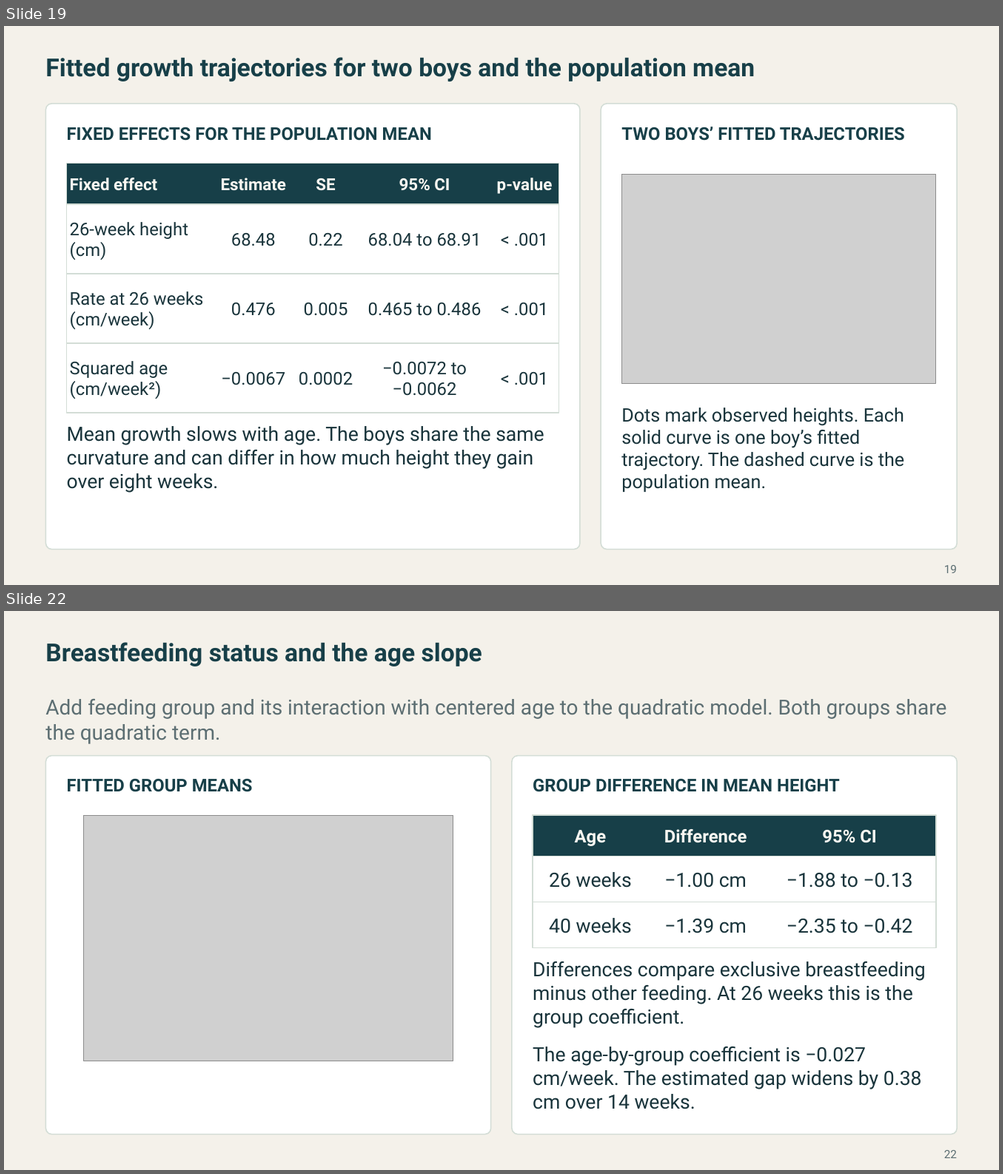
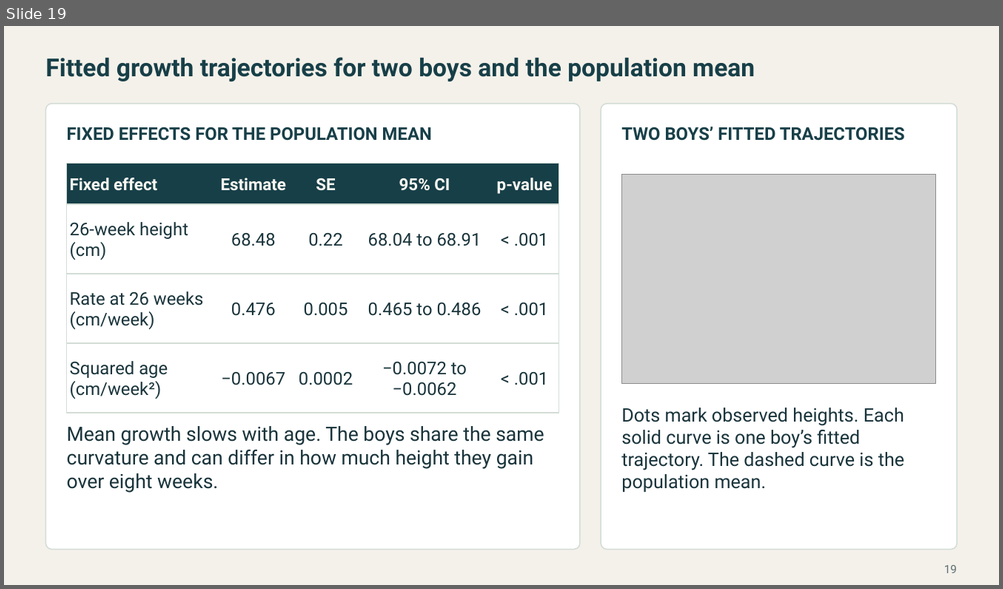
Before and after one commit to Postmus/BeyondMLR, a slide deck: lectures_2627/week4/Beyond_MLR_Week_4.pptx. Shown one above the other, each under a label of ours: slides 19 and 22 before the commit, slide 19 after it; the slides between them are not shown. The pictures are 1003x1174 and 1003x589 pixels, drawn with LibreOffice and Linux fonts; fonts in the diff are those of the drawing; grey boxes stand for pictures. Boxes give left, top, right and bottom in pixels: in the first picture for what was removed or moved away, otherwise in the second. Text is boxed around its words. In the diff, an @@ line names an element or a change of style, - is before the commit and + after.

Commit message:
Complete Week 4 longitudinal modeling lecture and add chick growth labs

```diff
--- a/lectures_2627/week4/Beyond_MLR_Week_4.pptx
+++ b/lectures_2627/week4/Beyond_MLR_Week_4.pptx
@@ slide 22 removed at [4,611,999,1170], background #F4F1EA @@
@@ text removed at [45,642,482,667] @@
-Breastfeeding status and the age slope
@@ text removed at [45,699,946,744] @@
-Add feeding group and its interaction with centered age to the quadratic model. Both groups share the quadratic term.
@@ rounded rectangle removed at [45,756,490,1135] @@
@@ rounded rectangle removed at [512,756,956,1135] @@
@@ text removed at [67,779,253,792] @@
-FITTED GROUP MEANS
@@ text removed at [532,779,839,792] @@
-GROUP DIFFERENCE IN MEAN HEIGHT
@@ picture removed at [84,815,453,1062] @@
@@ rectangle removed at [532,815,936,857] @@
@@ text removed at [575,830,606,846] @@
-Age
@@ text removed at [664,829,747,843] @@
-Difference
@@ text removed at [822,830,876,843] @@
-95% CI
@@ rectangle removed at [532,857,936,902] @@
@@ text removed at [549,872,632,888] @@
-26 weeks
@@ text removed at [664,873,746,888] @@
-−1.00 cm
@@ text removed at [786,873,913,888] @@
-−1.88 to −0.13
@@ rectangle removed at [532,902,936,948] @@
@@ text removed at [549,918,632,934] @@
-40 weeks
@@ text removed at [664,919,746,934] @@
-−1.39 cm
@@ text removed at [786,919,913,934] @@
-−2.35 to −0.42
@@ text removed at [532,961,925,1028] @@
-Differences compare exclusive breastfeeding minus other feeding. At 26 weeks this is the group coefficient.
@@ text removed at [532,1046,922,1110] @@
-The age-by-group coefficient is −0.027 cm/week. The estimated gap widens by 0.38 cm over 14 weeks.
@@ page number removed at [944,1150,956,1159] @@
-22
```
Also in this commit, not shown: 3 slides changed, 16 slides added, 2 other slides removed, 17 other files.
